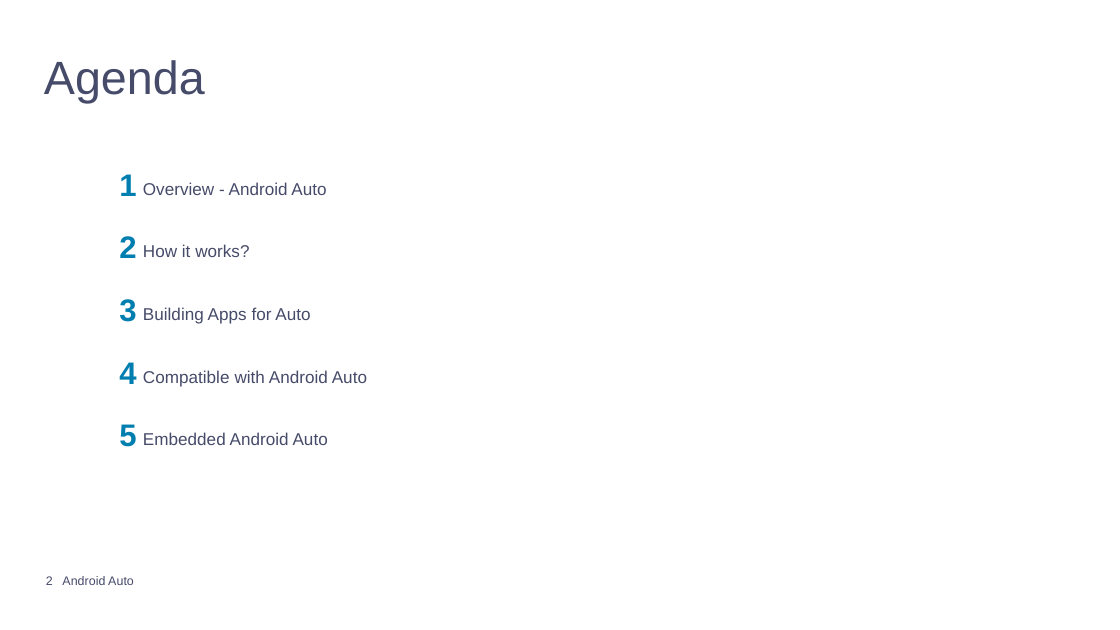
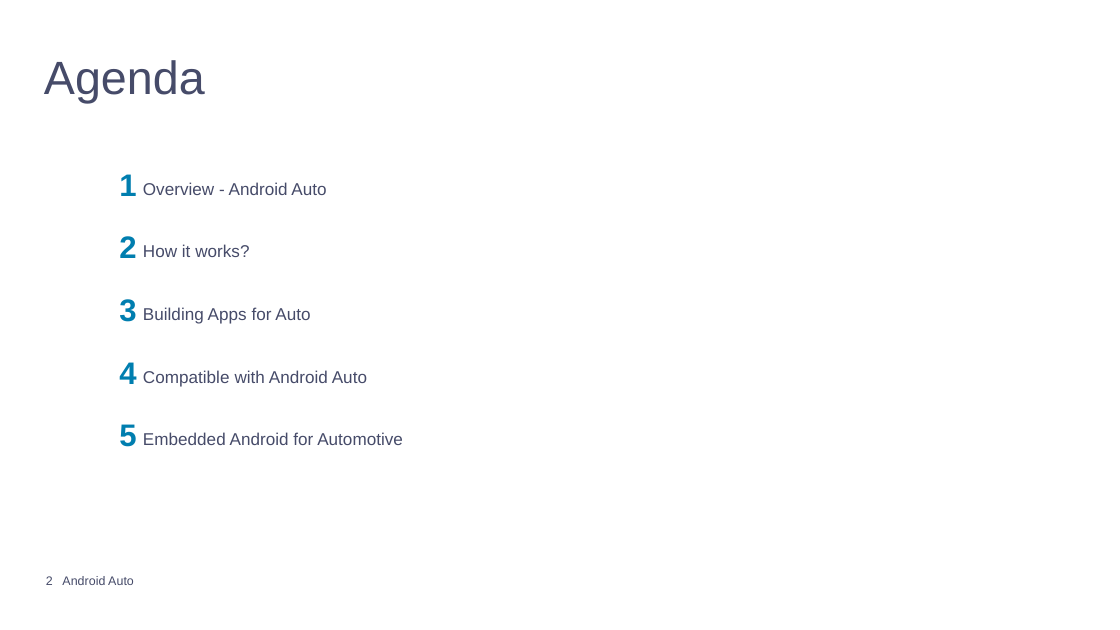
Before and after one commit to mpiresgro/AndroidAutoInfo, a slide deck: slide 2 of PowerPoint Final/Presentation_Joao_Mauro.pptx. Drawn at 1120x630 pixels with LibreOffice and Linux fonts; fonts in the diff are those of the drawing; background and template pictures are left out. Boxes give left, top, right and bottom in pixels: in the first picture for what was removed or moved away, otherwise in the second. Text is boxed around its words. In the diff, an @@ line names an element or a change of style, - is before the commit and + after.

Commit message:
automotive add

```diff
--- a/PowerPoint Final/Presentation_Joao_Mauro.pptx
+++ b/PowerPoint Final/Presentation_Joao_Mauro.pptx
@@ text at bbox=[143, 432, 403, 445]: text changed @@
-Embedded Android Auto
+Embedded Android for Automotive
```
Also in this commit, not shown: 5 other slides changed.
